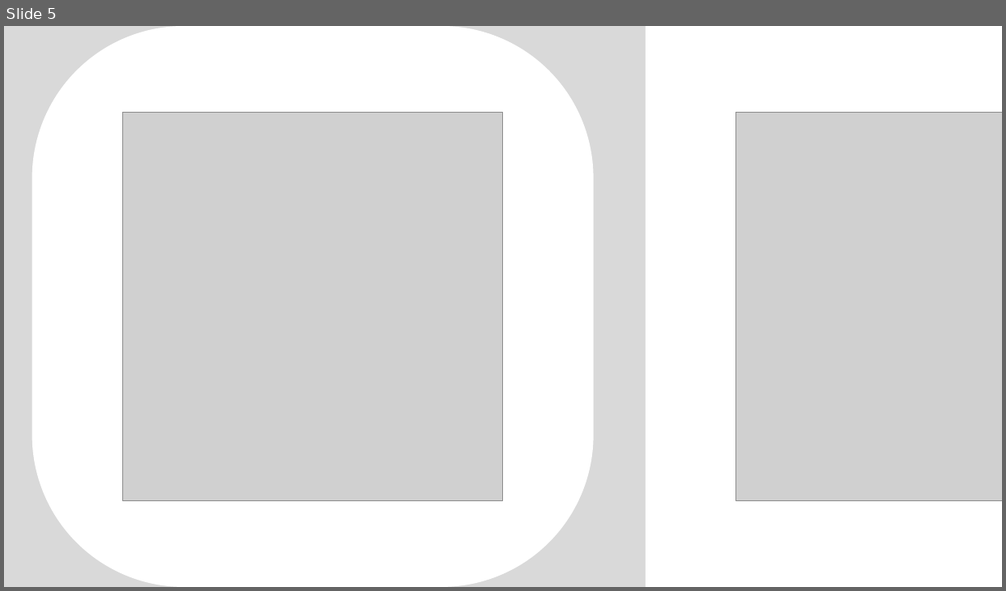
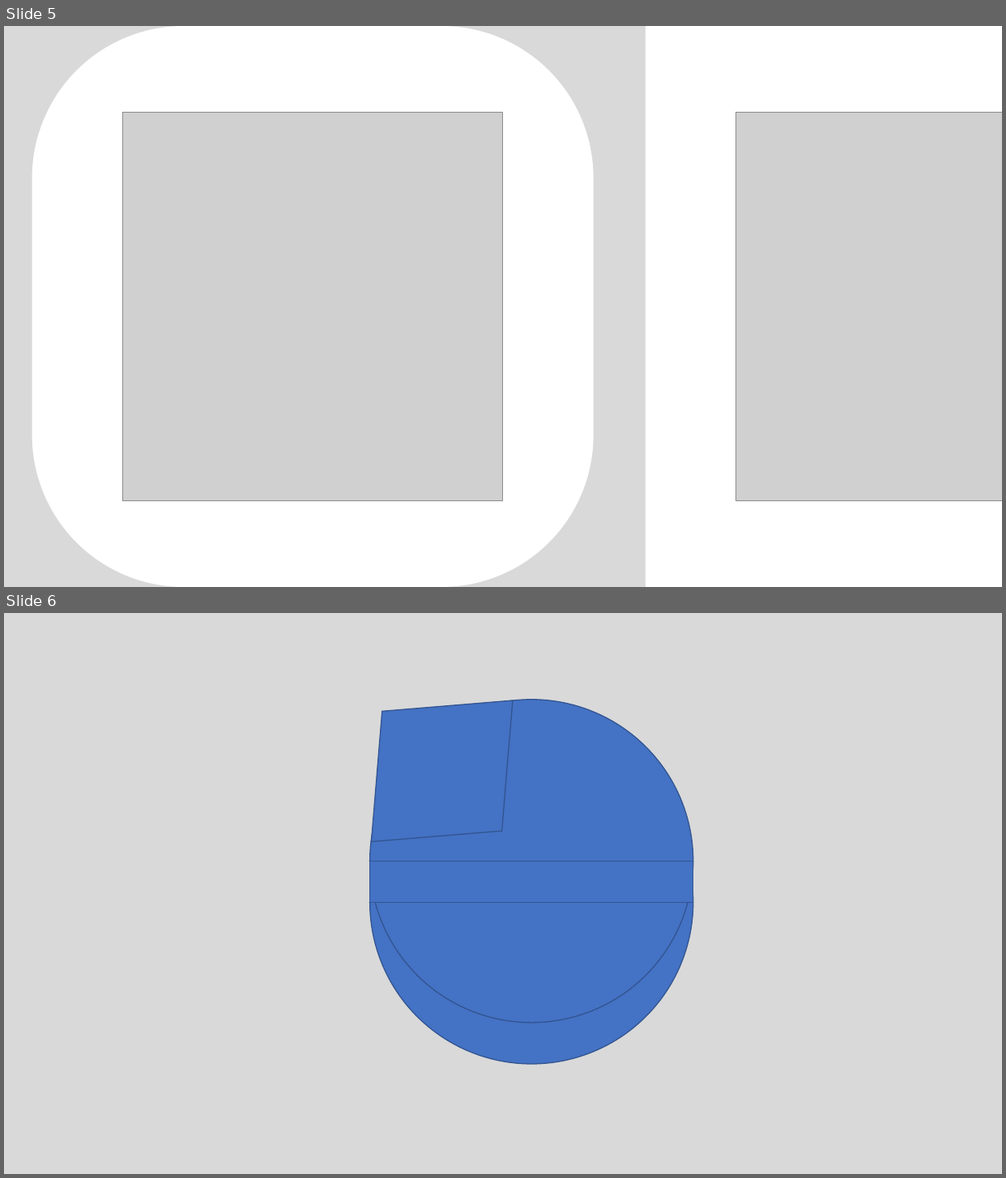
Before and after one commit to GC210GP/flutter-app, a slide deck: references/double-d logo.pptx. Shown one above the other, each under a label of ours: slide 5 before the commit, slides 5 and 6 after it. The pictures are 1006x591 and 1006x1178 pixels, drawn with LibreOffice and Linux fonts; fonts in the diff are those of the drawing; grey boxes stand for pictures; background and template pictures are left out. Boxes give left, top, right and bottom in pixels: in the first picture for what was removed or moved away, otherwise in the second. Text is boxed around its words. In the diff, an @@ line names an element or a change of style, - is before the commit and + after.

```diff
--- a/references/double-d logo.pptx
+++ b/references/double-d logo.pptx
@@ slide 6 added at (4, 613, 1002, 1174), background #D9D9D9 @@
@@ diamond added at (312, 641, 573, 901), fill #4472C4, outline #325491 1 pt @@
@@ ellipse added at (370, 700, 693, 1023), fill #4472C4, outline #325491 1 pt @@
@@ ellipse added at (370, 741, 693, 1064), fill #4472C4, outline #325491 1 pt @@
@@ rectangle added at (370, 861, 693, 902), fill #4472C4, outline #325491 1 pt @@
```
Also in this commit, not shown: 3 other slides added, 52 other files.
